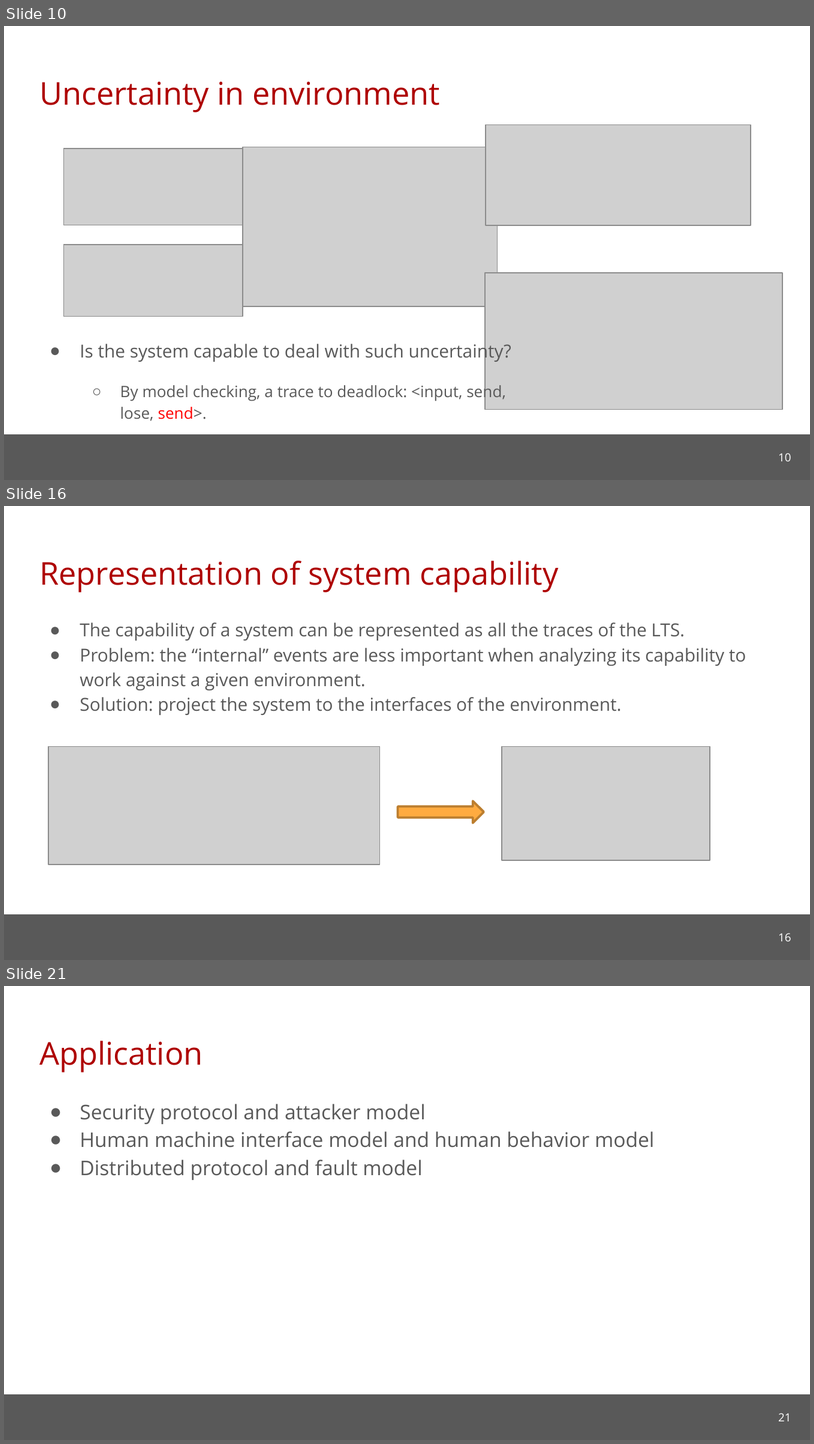
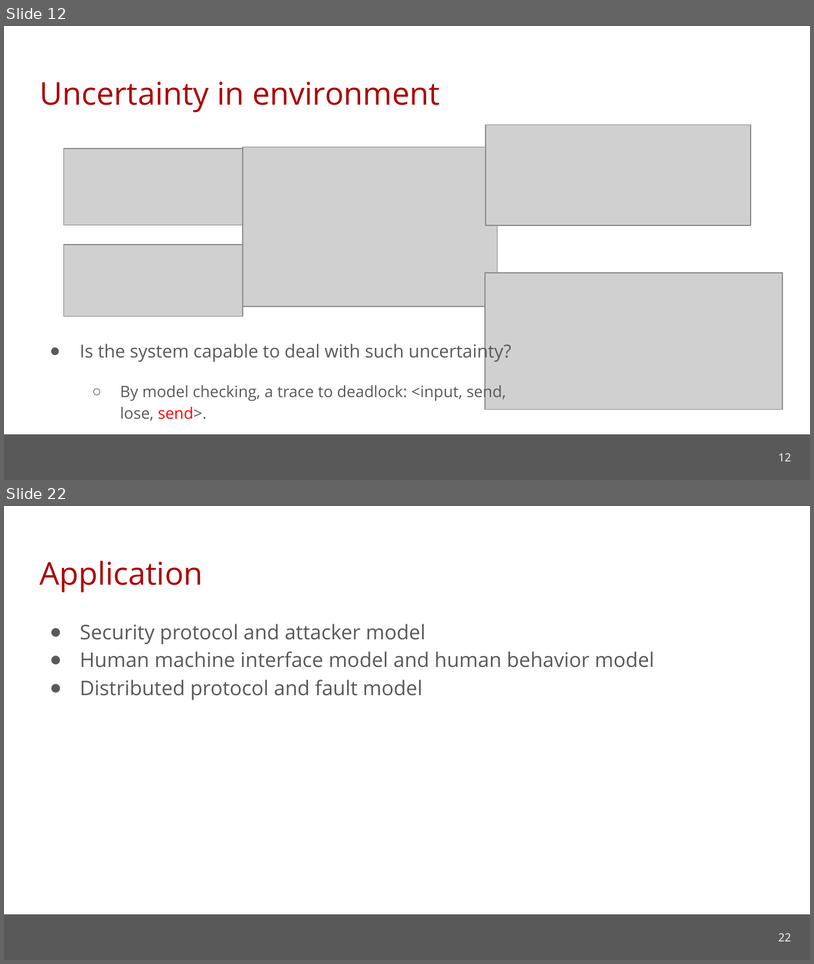
Before and after one commit to cmu-soda/Robustness, a slide deck: Robustness.pptx. Shown one above the other, each under a label of ours: slides 10, 16 and 21 before the commit, slides 12 and 22 after it; the slides between them are not shown. The pictures are 814x1444 and 814x964 pixels, drawn with LibreOffice and Linux fonts; fonts in the diff are those of the drawing; grey boxes stand for pictures; background and template pictures are left out. Boxes give left, top, right and bottom in pixels: in the first picture for what was removed or moved away, otherwise in the second. Text is boxed around its words. In the diff, an @@ line names an element or a change of style, - is before the commit and + after.

```diff
--- a/Robustness.pptx
+++ b/Robustness.pptx
@@ slide 16 removed at <box>4,506,810,960</box>, background #FFFFFF; not listed: 1 template element that a slide beside it also shows @@
@@ title removed at <box>39,561,558,592</box> @@
-Representation of system capability
@@ text removed at <box>80,622,747,715</box> @@
-● The capability of a system can be represented as all the traces of the LTS.
-● Problem: the “internal” events are less important when analyzing its capability to work against a given environment.
-● Solution: project the system to the interfaces of the environment.
@@ picture removed at <box>48,747,380,864</box> @@
@@ picture removed at <box>503,747,710,860</box> @@
@@ right arrow removed at <box>398,801,485,822</box> @@
@@ page number removed at <box>779,933,791,941</box> @@
-16
@@ what was slide 10 is now slide 12 @@
@@ page number at <box>779,453,791,461</box>: text changed @@
-10
+12
@@ what was slide 21 is now slide 22 @@
@@ page number at <box>779,933,791,941</box>: text changed @@
-21
+22
```
Also in this commit, not shown: 5 slides changed, 7 slides added, 5 other slides removed.
